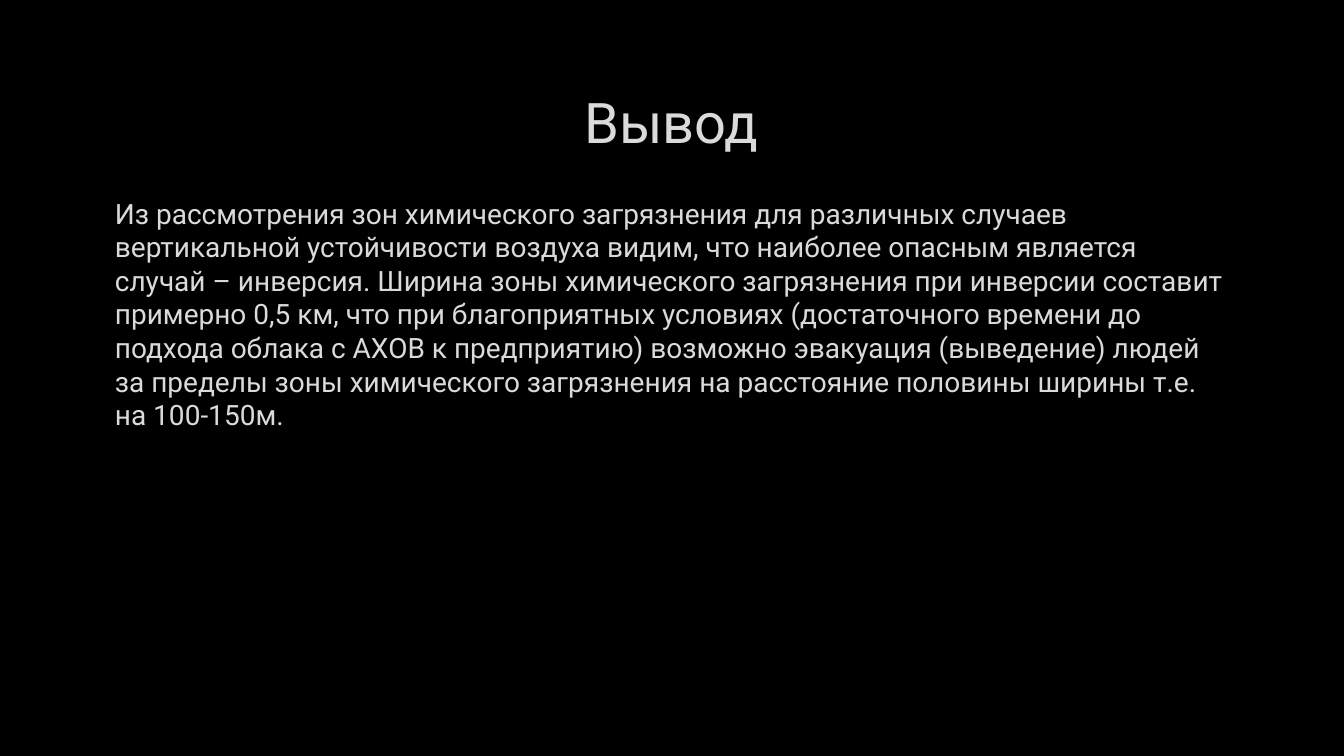
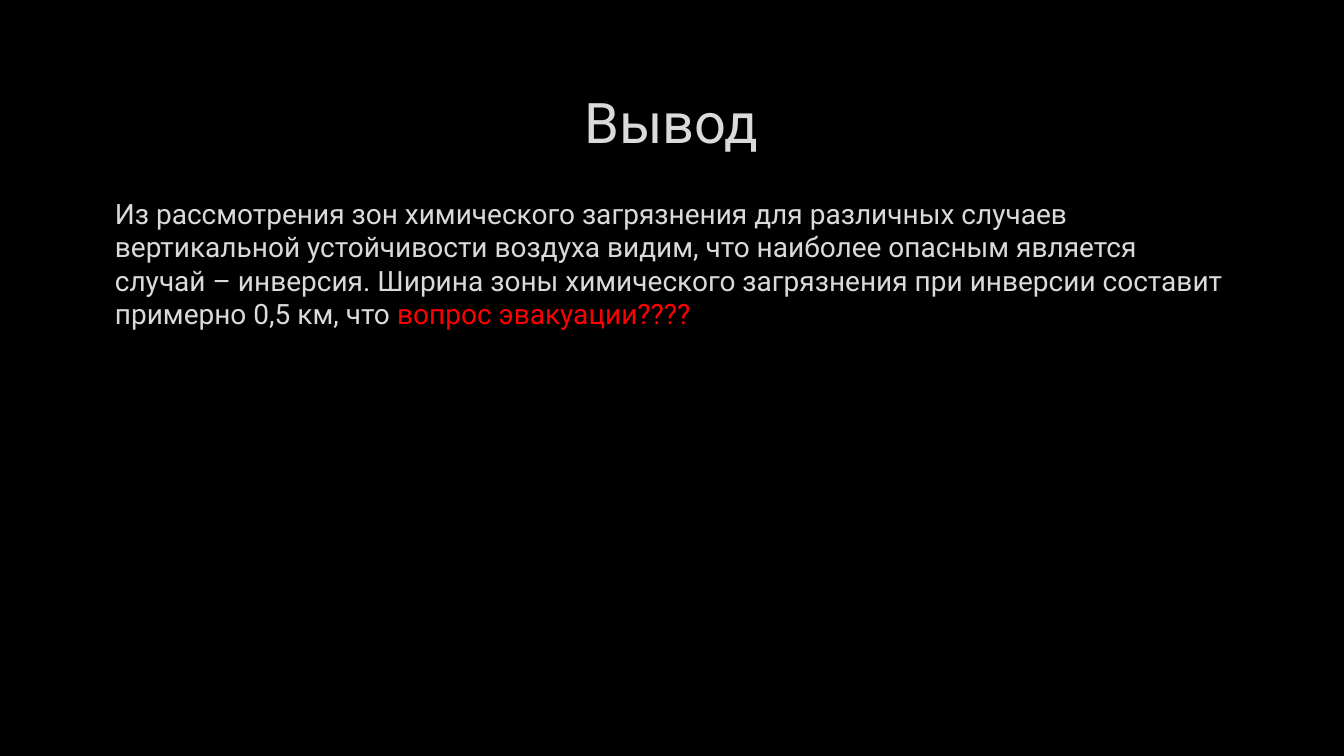
Before and after one commit to wemik2323/LP, a slide deck: slide 10 of BZD/AXOB.pptx. Drawn at 1344x756 pixels with LibreOffice and Linux fonts; fonts in the diff are those of the drawing; background and template pictures are left out. Boxes give left, top, right and bottom in pixels: in the first picture for what was removed or moved away, otherwise in the second. Text is boxed around its words. In the diff, an @@ line names an element or a change of style, - is before the commit and + after.

```diff
--- a/BZD/AXOB.pptx
+++ b/BZD/AXOB.pptx
@@ text at (x1=115, y1=204, x2=1222, y2=330): text changed @@
-Из рассмотрения зон химического загрязнения для различных случаев вертикальной устойчивости воздуха видим, что наиболее опасным является случай – инверсия. Ширина зоны химического загрязнения при инверсии составит примерно 0,5 км, что при благоприятных условиях (достаточного времени до подхода облака с АХОВ к предприятию) возможно эвакуация (выведение) людей за пределы зоны химического загрязнения на расстояние половины ширины т.е. на 100-150м.
+Из рассмотрения зон химического загрязнения для различных случаев вертикальной устойчивости воздуха видим, что наиболее опасным является случай – инверсия. Ширина зоны химического загрязнения при инверсии составит примерно 0,5 км, что вопрос эвакуации????
```
Also in this commit, not shown: 12 slides added, 3 other files.
